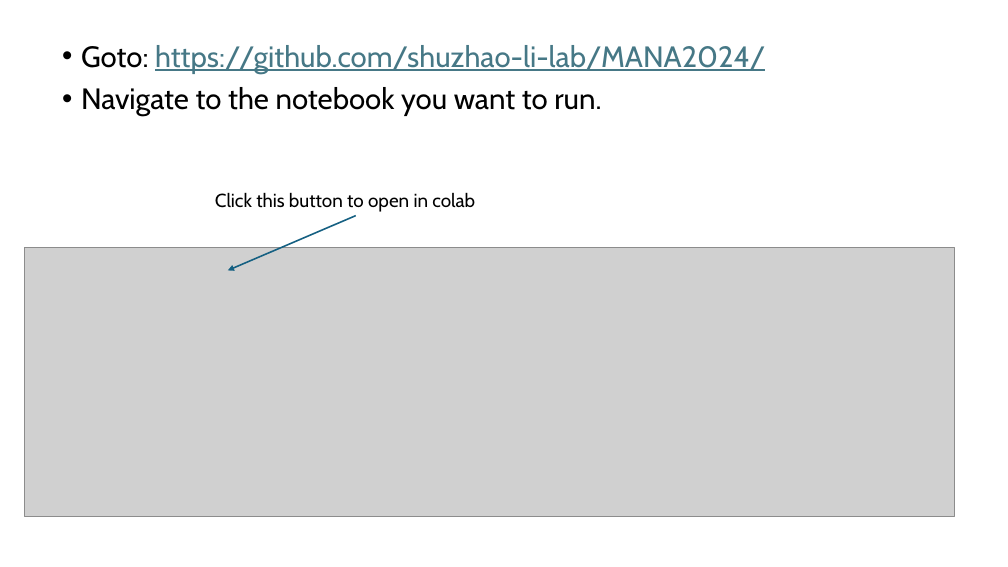
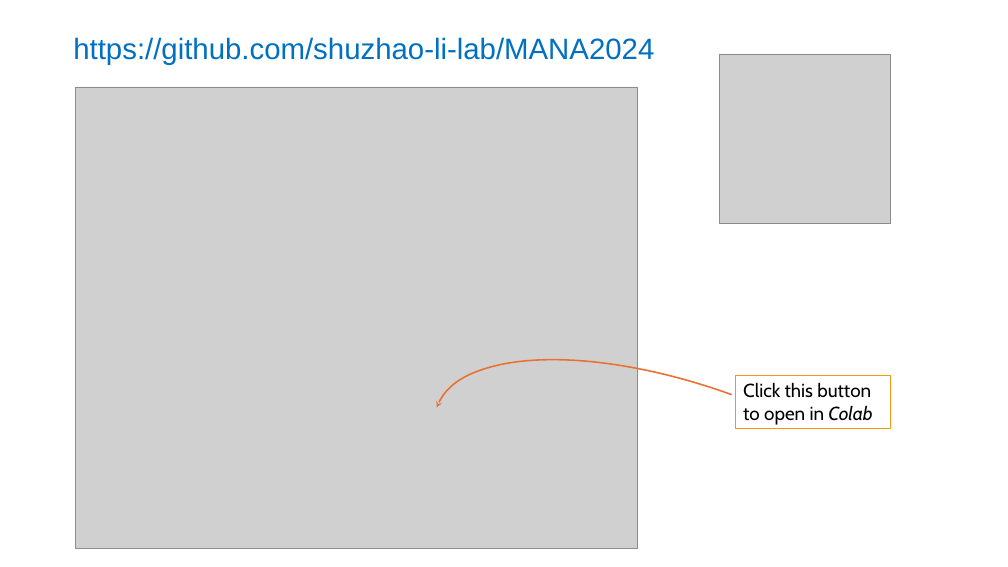
Before and after one commit to shuzhao-li-lab/MANA2024, a slide deck: slide 5 of Slides.pptx (slide 3 before the commit). Drawn at 1008x567 pixels with LibreOffice and Linux fonts; fonts in the diff are those of the drawing; grey boxes stand for pictures. Boxes give left, top, right and bottom in pixels: in the first picture for what was removed or moved away, otherwise in the second. Text is boxed around its words. In the diff, an @@ line names an element or a change of style, - is before the commit and + after.

```diff
--- a/Slides.pptx
+++ b/Slides.pptx
@@ text added at <box>73,37,654,65</box>, 28 pt, text #0070C0 @@
+https://github.com/shuzhao-li-lab/MANA2024
@@ text removed at <box>81,45,765,116</box> @@
-• Goto: https://github.com/shuzhao-li-lab/MANA2024/
-• Navigate to the notebook you want to run.
@@ picture added at <box>720,54,891,223</box> @@
@@ picture added at <box>76,87,637,548</box> @@
@@ arrow removed from (356, 216) to (228, 271) @@
@@ picture removed at <box>24,248,954,516</box> @@
@@ arc (boxed as its full ellipse) added at <box>399,302,989,567</box>, outline #E97132 1.5 pt @@
@@ rectangle "Click this button to open ...": place and size @@
-rectangle "Click this button to open ..." at <box>215,192,475,212</box>
+rectangle "Click this button to open ..." at <box>736,375,891,429</box>
@@ rectangle "Click this button to open ..." at <box>736,375,891,429</box>: outline none to #F59714 0.75 pt @@
@@ text in rectangle at <box>743,382,872,425</box>: text changed @@
-Click this button to open in colab
+Click this button
+to open in Colab
```
Also in this commit, not shown: 5 other slides changed, 5 slides added, 1 slide removed.
